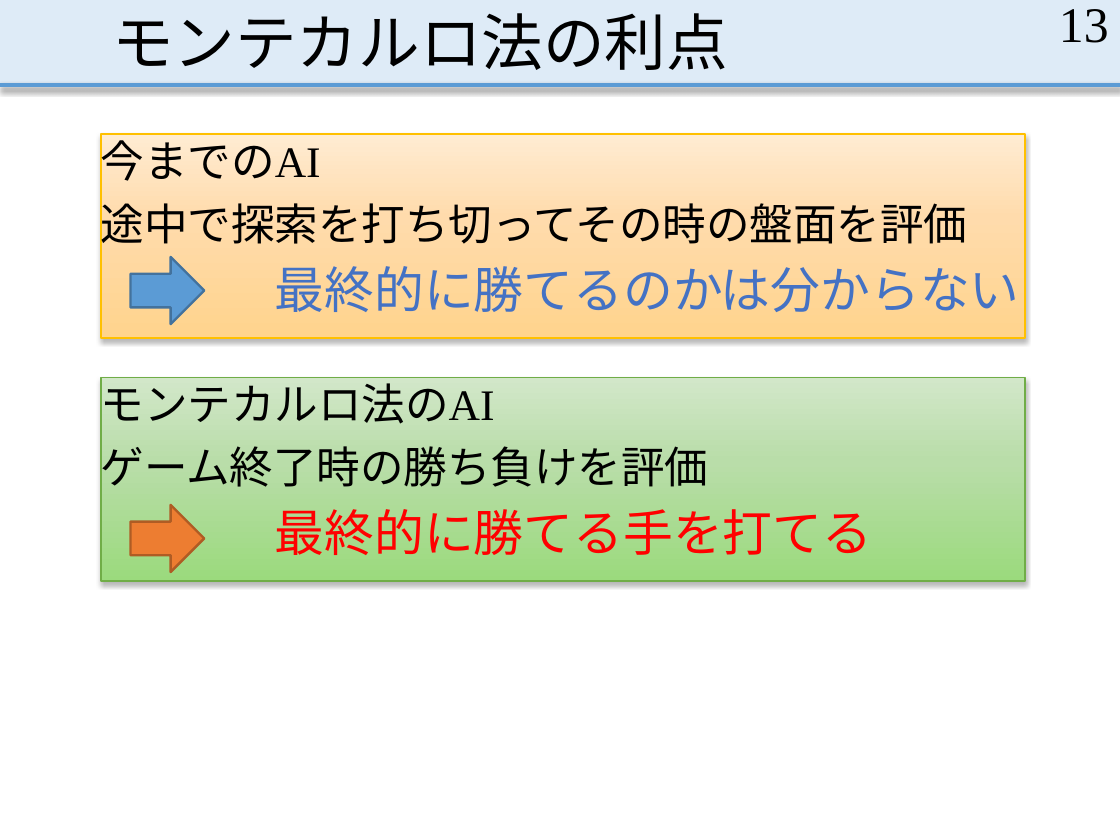
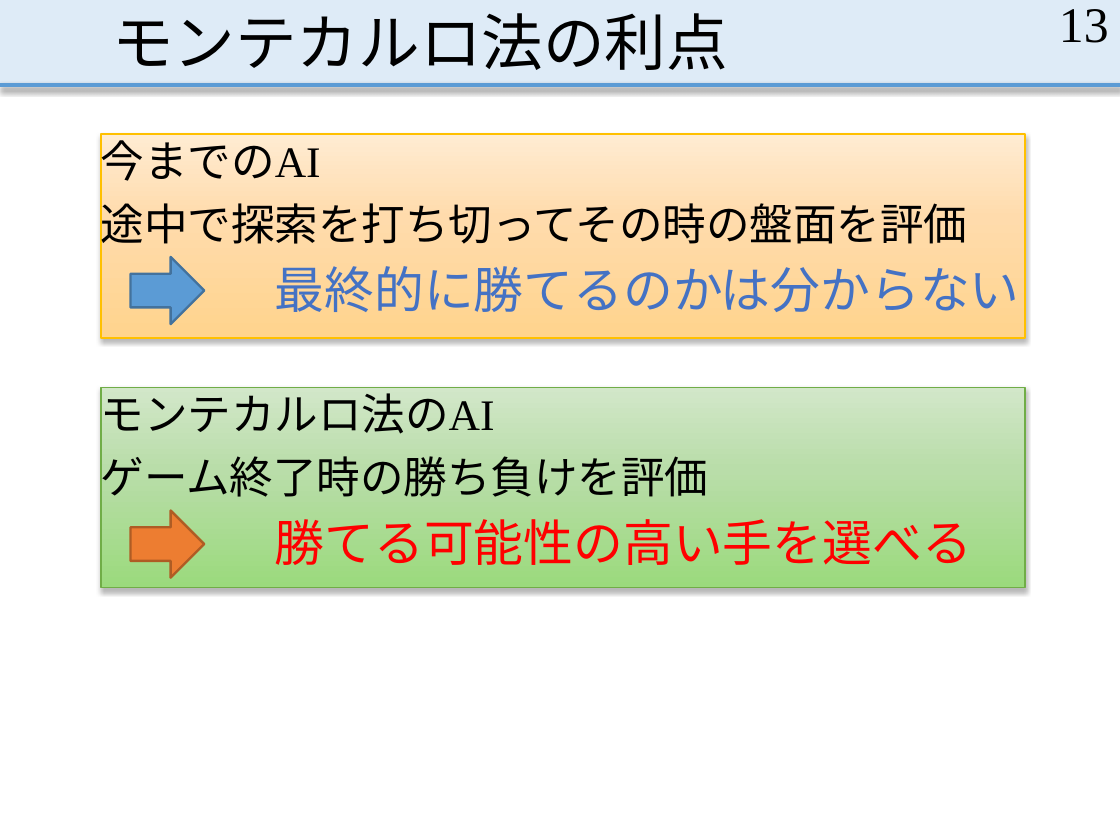
Before and after one commit to MasayaOda/SR, a slide deck: slide 13 of 中間発表.pptx. Drawn at 1120x840 pixels with LibreOffice and Linux fonts; fonts in the diff are those of the drawing. Boxes give left, top, right and bottom in pixels: in the first picture for what was removed or moved away, otherwise in the second. Text is boxed around its words. In the diff, an @@ line names an element or a change of style, - is before the commit and + after.

```diff
--- a/中間発表.pptx
+++ b/中間発表.pptx
@@ rectangle "モンテカルロ法のAI": place and size @@
-rectangle "モンテカルロ法のAI" at box(101, 377, 1025, 581)
+rectangle "モンテカルロ法のAI" at box(101, 388, 1025, 588)
@@ right arrow: place and size @@
-right arrow at box(130, 505, 204, 572)
+right arrow at box(130, 511, 204, 578)
@@ text in rectangle at box(275, 519, 972, 565): text changed @@
-最終的に勝てる手を打てる
+勝てる可能性の高い手を選べる
```
Also in this commit, not shown: 8 other slides changed, 2 slides added.
